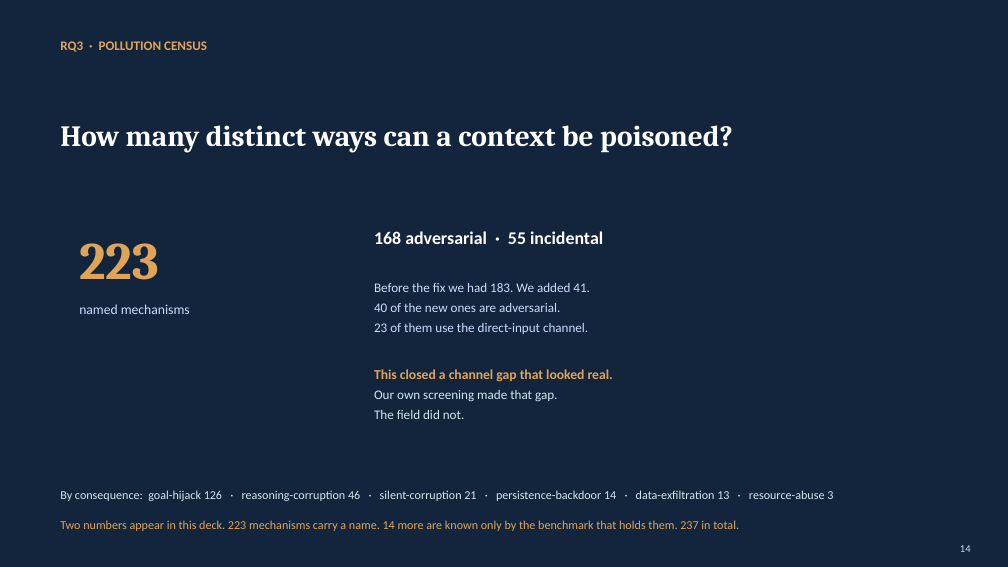
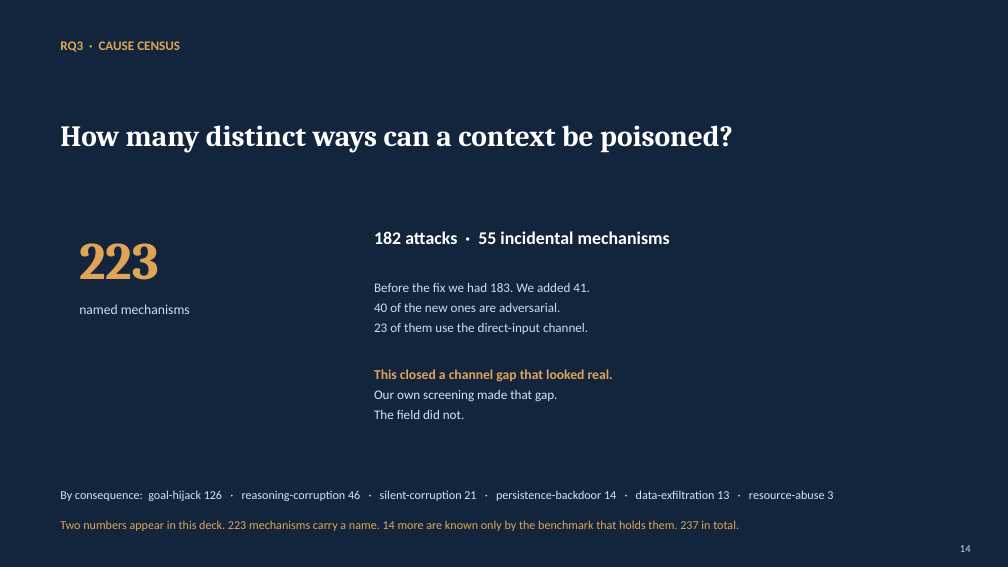
Before and after one commit to Nyamtulla/context_poison, a slide deck: slide 14 of context_sok_results_presentation.pptx. Drawn at 1008x567 pixels with LibreOffice and Linux fonts; fonts in the diff are those of the drawing. Boxes give left, top, right and bottom in pixels: in the first picture for what was removed or moved away, otherwise in the second. Text is boxed around its words. In the diff, an @@ line names an element or a change of style, - is before the commit and + after.

```diff
--- a/context_sok_results_presentation.pptx
+++ b/context_sok_results_presentation.pptx
@@ text at (60,41,180,52): text changed @@
-RQ3 · POLLUTION CENSUS
+RQ3 · CAUSE CENSUS
@@ text at (374,231,670,244): text changed @@
-168 adversarial · 55 incidental
+182 attacks · 55 incidental mechanisms
```
Also in this commit, not shown: 6 other slides changed, 8 other files.
